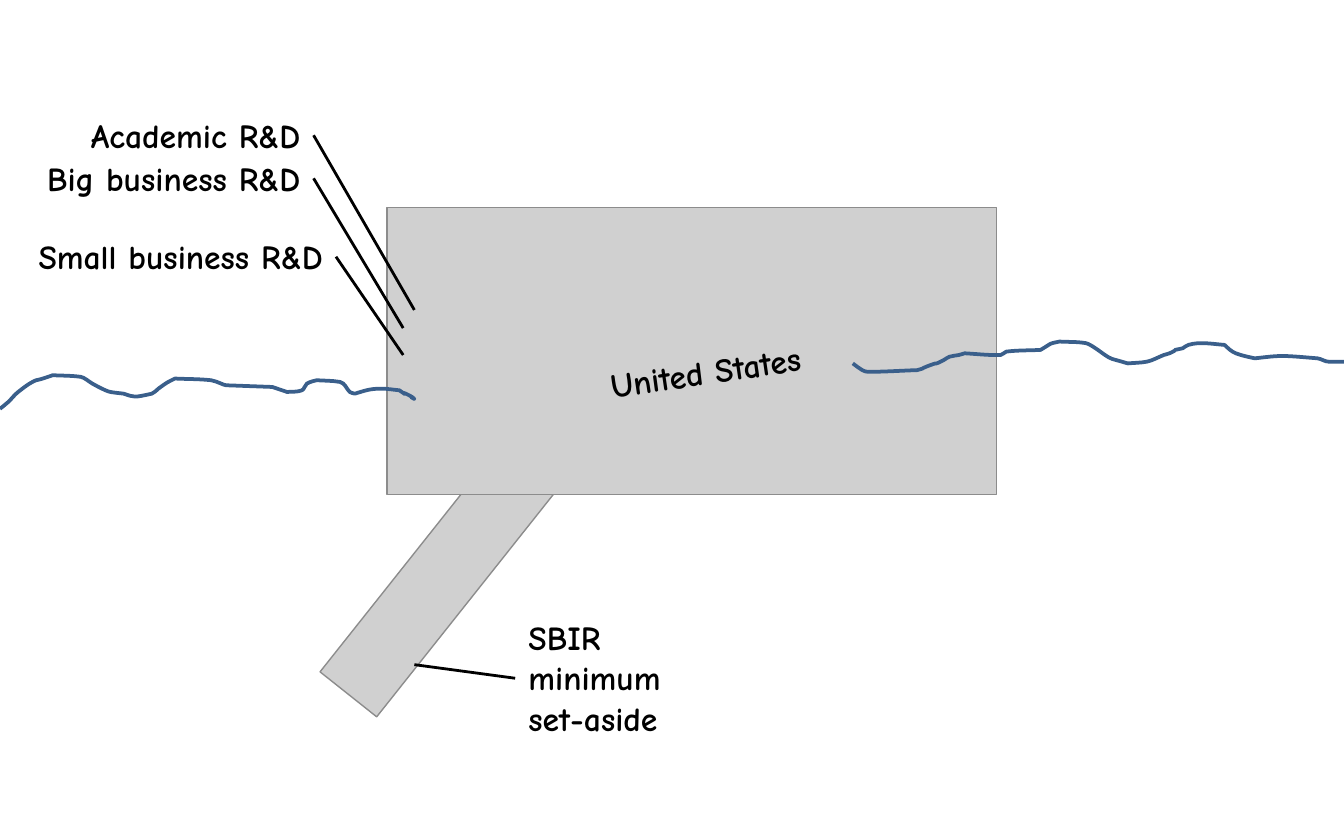
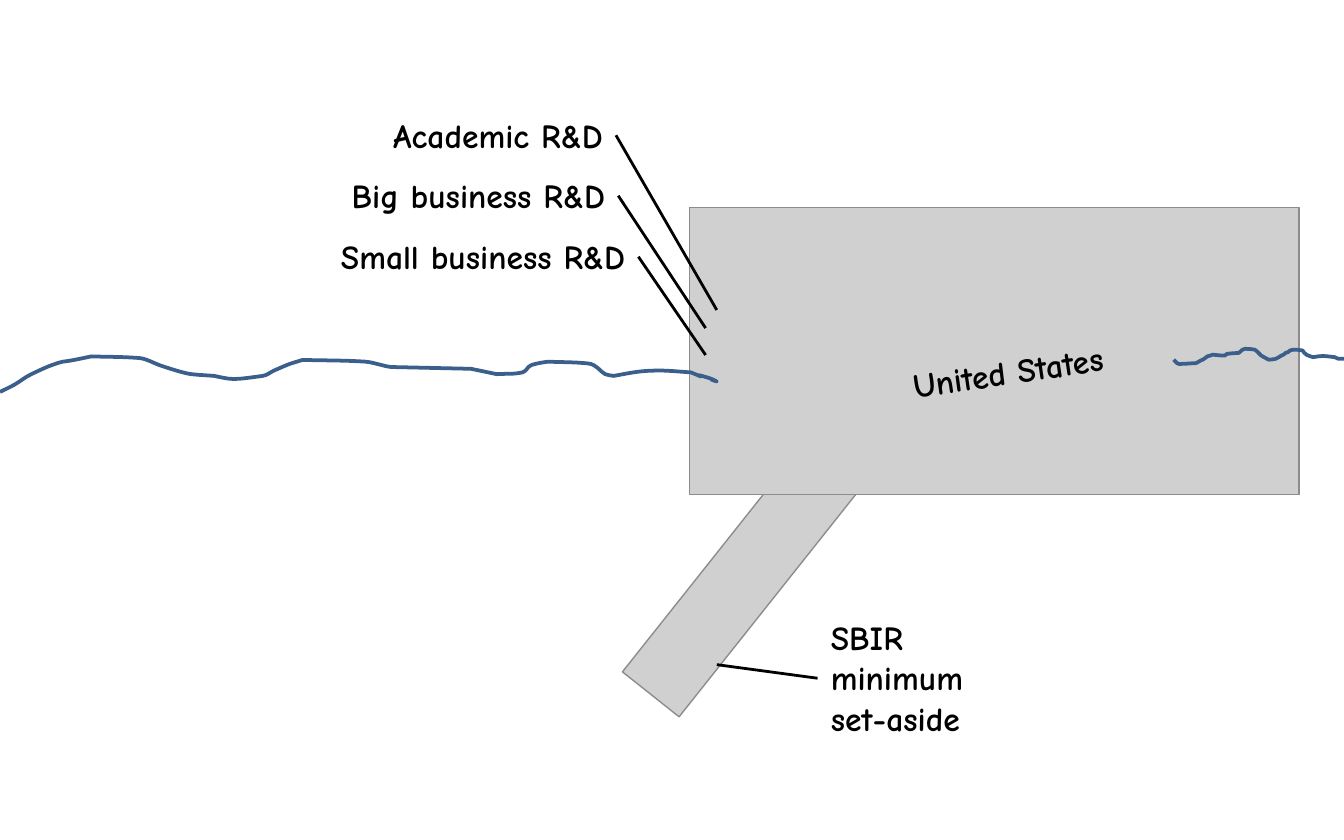
Before and after one commit to SLU-Courses-Townes/POLS6310, a slide deck: slide 15 of FinalProject/Docs/Townes_POLS6310_2019_Spring_FinalProject_Presentation_v00.pptx (slide 7 before the commit). Drawn at 1344x840 pixels with LibreOffice and Linux fonts; fonts in the diff are those of the drawing; grey boxes stand for pictures. Boxes give left, top, right and bottom in pixels: in the first picture for what was removed or moved away, otherwise in the second. Text is boxed around its words. In the diff, an @@ line names an element or a change of style, - is before the commit and + after.

```diff
--- a/FinalProject/Docs/Townes_POLS6310_2019_Spring_FinalProject_Presentation_v00.pptx
+++ b/FinalProject/Docs/Townes_POLS6310_2019_Spring_FinalProject_Presentation_v00.pptx
@@ 2 texts, 1 line: place and size @@
-2 texts, 1 line at box(39, 136, 870, 423)
+2 texts, 1 line at box(341, 136, 1173, 423)
@@ text "Big business R&D": place and size @@
-text "Big business R&D" at box(47, 168, 301, 197)
+text "Big business R&D" at box(352, 185, 605, 214)
@@ line moved from (313, 179) - (403, 328) to (618, 196) - (706, 328) @@
@@ freeform shape: place and size @@
-freeform shape at box(0, 375, 414, 409)
+freeform shape at box(0, 356, 716, 391)
@@ freeform shape: place and size @@
-freeform shape at box(853, 341, 1344, 372)
+freeform shape at box(1173, 349, 1344, 364)
@@ 2 pictures, 2 texts, 2 lines: place and size @@
-2 pictures, 2 texts, 2 lines at box(91, 125, 997, 732)
+2 pictures, 2 texts, 2 lines at box(393, 125, 1300, 732)
```
Also in this commit, not shown: 3 other slides changed, 7 slides added, 2 slides removed.
